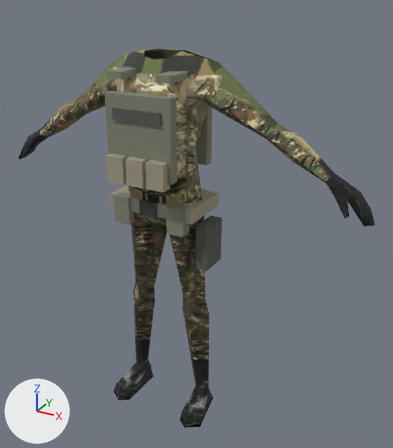
The glTF model models/Humanoid.glb as it was, and as the next commit left it.
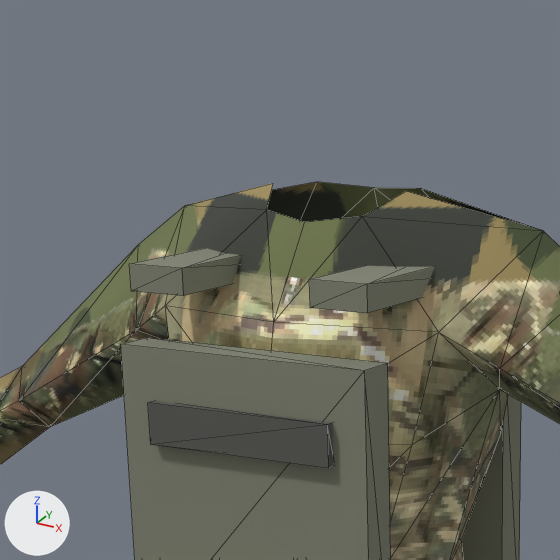
Each version appears first whole from a 50 mm lens placed at (1.087, -1.734, 1.746), pointed at (0.111, 0.042, 0.859), and next in a close-up on the part from 18% to 57% of the width and 0% to 34% of the height. The axes (+X, +Y, +Z) are drawn at lower left. The lights are the same throughout. The older version's two pictures come first. The close-ups show mesh edges as thin lines. Vertices at exactly the same position are counted once.

The first close-up shows 'Body'.
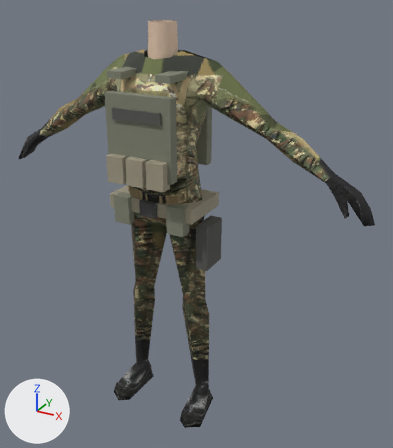
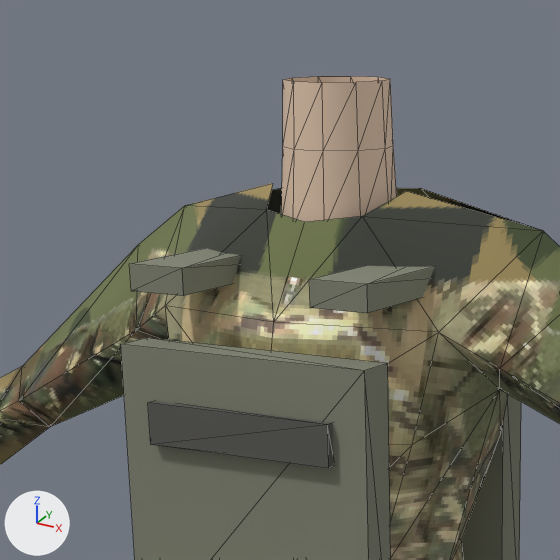
Changed parts and their boxes [x1, y1, x2, y2] in the close-ups (560 x 560 px):
'Body', reshaped
    before: [0, 182, 560, 560]
    after: [0, 76, 560, 560]
part 1 of me_mesh_0, added (beige)
    after: [281, 76, 397, 222]

The change, as a diff of the scene's bpy script:
```diff
--- a/models/Humanoid.glb.py
+++ b/models/Humanoid.glb.py
@@ mat_skin @@
+mat_skin = principled_material('Skin')
+mat_skin.base_color = (0.8, 0.6, 0.45)  # beige #e7cbb3
+mat_skin.roughness = 1.0
@@ me_mesh_0 @@
 # used by ob_body; location = (0.0, 0.0, 0.0)
-me_mesh_0.from_pydata(...)  # 279 vertices, 490 faces; spans x -0.81..0.81, y -0.22..0.14, z 0.0..1.53
+me_mesh_0.from_pydata(...)  # 319 vertices, 550 faces; spans x -0.81..0.81, y -0.22..0.14, z 0.0..1.63
+# me_mesh_0 part 1: a new loose piece of 40 vertices spanning x -0.06..0.06, y -0.07..0.06, z 1.43..1.63, in mat_skin (beige #e7cbb3)
 me_mesh_0.materials.append(mat_uni)
 me_mesh_0.materials.append(mat_gear)
+me_mesh_0.materials.append(mat_skin)  # beige #e7cbb3
```
